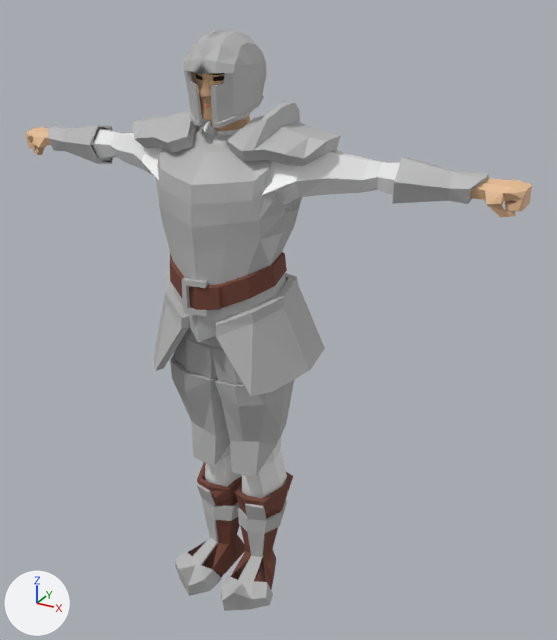
The FBX model Assets/Prefabs/Units/Models/Hero.fbx, before and after one commit.
Both versions are drawn from a 50 mm camera at (1.181, -1.836, 1.914) aimed at (0.107, 0.116, 0.938). The lights are fixed; the arrows at lower left show +X, +Y and +Z. Where no turn or scale is listed for an object, it has been applied to the vertices.

Names of what the first picture shows: 'a1 Set'.
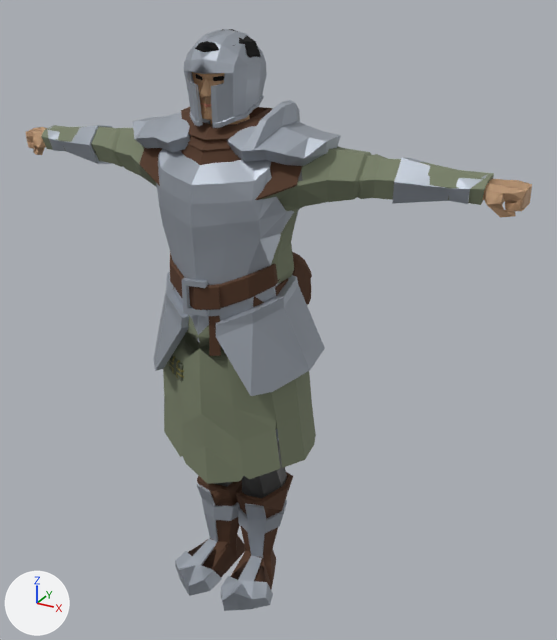
What differs and where, as boxes [x1, y1, x2, y2] in the pictures (557 x 640 px):
'a1 Set', recoloured, surface changed
    both: [26, 29, 532, 611]
'a5 Set', added (green)
    after: [41, 29, 494, 581]
    faces in mat_fabric_2 (green #7a826a): [41, 125, 494, 484]
    faces in mat_leather (brown #5a3d2b): [140, 107, 312, 581]
    faces in mat_hair (black #000000): [195, 29, 261, 58]
    faces in mat_patches (dark green #565c4b): [169, 356, 183, 381]
part 1 of me_cube_060, recoloured (grey to black)
    before: [94, 130, 400, 498]
    after: [140, 158, 303, 498]
part 2 of me_cube_060, recoloured
    before: [142, 121, 301, 205]
part 3 of me_cube_060, recoloured
    before: [174, 328, 243, 384]

The change, as a list of edits to the scene's bpy script:
```text
Change mat_metal:
    mat_metal.base_color: (0.479, 0.479, 0.479) -> (0.361, 0.397, 0.451)  # grey #b8b8b8 -> grey #a2a9b3
    mat_metal.metallic: 0.0 -> 0.5
Change mat_leather:
    mat_leather.base_color: (0.17, 0.0559, 0.0362) -> (0.102, 0.0467, 0.0242)  # brown #734335 -> brown #5a3d2b
Add mat_chainmail:
    mat_chainmail = principled_material('Chainmail')
    mat_chainmail.base_color = (0.115, 0.115, 0.115)  # dark grey #5f5f5f
    mat_chainmail.metallic = 0.5
    mat_chainmail.roughness = 0.4
Add mat_patches:
    mat_patches = principled_material('Patches')
    mat_patches.base_color = (0.0938, 0.107, 0.0704)  # dark green #565c4b
    mat_patches.roughness = 0.85
Add mat_rope:
    mat_rope = principled_material('Rope')
    mat_rope.base_color = (0.186, 0.164, 0.0283)  # dark yellow #77712f
Add mat_fabric_2:
    mat_fabric_2 = principled_material('Fabric 2')
    mat_fabric_2.base_color = (0.195, 0.223, 0.144)  # green #7a826a
    mat_fabric_2.roughness = 0.85
Change me_cube_060:
    where me_cube_060.from_pydata(...)  # 1938 vertices, 3824 faces; spans x -0.83..0.83, y -0.2..0.21, z -0.02..1.8
    used by ob_a1_set; location = (0.0, 0.0, 0.0)
    me_cube_060 part 1: all 258 faces that had it switch from mat_suit (white #e7e7e7) to mat_chainmail (dark grey #5f5f5f)
    me_cube_060 part 2: all 117 faces that had it switch from mat_shirt (white #ffffff) to mat_chainmail (dark grey #5f5f5f)
    me_cube_060 part 3: all 121 faces that had it switch from mat_underwear (grey #b0b0b0) to mat_chainmail (dark grey #5f5f5f)
    remove me_cube_060.materials.append(mat_hair)  # black #000000
Add me_cube_026:
    me_cube_026.from_pydata(...)  # 1849 vertices, 3628 faces; spans x -0.83..0.83, y -0.18..0.26, z -0.01..1.8
    me_cube_026.materials.append(mat_metal)  # grey #a2a9b3
    me_cube_026.materials.append(mat_leather)  # brown #5a3d2b
    me_cube_026.materials.append(mat_skin)  # beige #e7bc93
    me_cube_026.materials.append(mat_lips)  # beige #e79881
    me_cube_026.materials.append(mat_eyes)  # black #271a14
    me_cube_026.materials.append(mat_bristle)  # brown #c79e79
    me_cube_026.materials.append(mat_fabric_2)  # green #7a826a
    me_cube_026.materials.append(mat_patches)  # dark green #565c4b
    me_cube_026.materials.append(mat_rope)  # dark yellow #77712f
    me_cube_026.materials.append(mat_suit)  # white #e7e7e7
    me_cube_026.materials.append(mat_hair)  # black #000000
Add ob_a5_set:
    ob_a5_set = bpy.data.objects.new('a5 Set', me_cube_026)
    ob_a5_set.location = (0.0, 0.0, 0.0)
```
